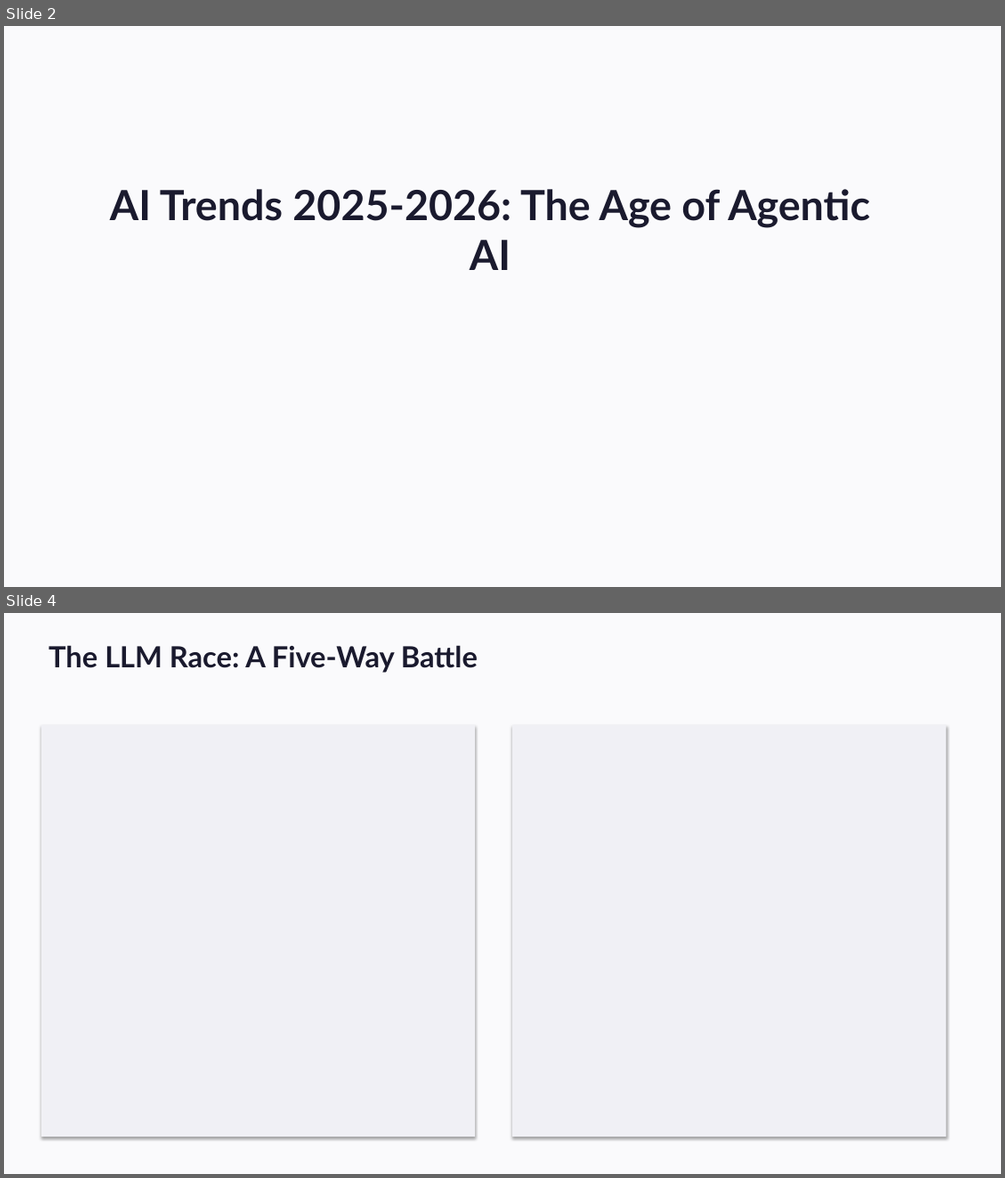
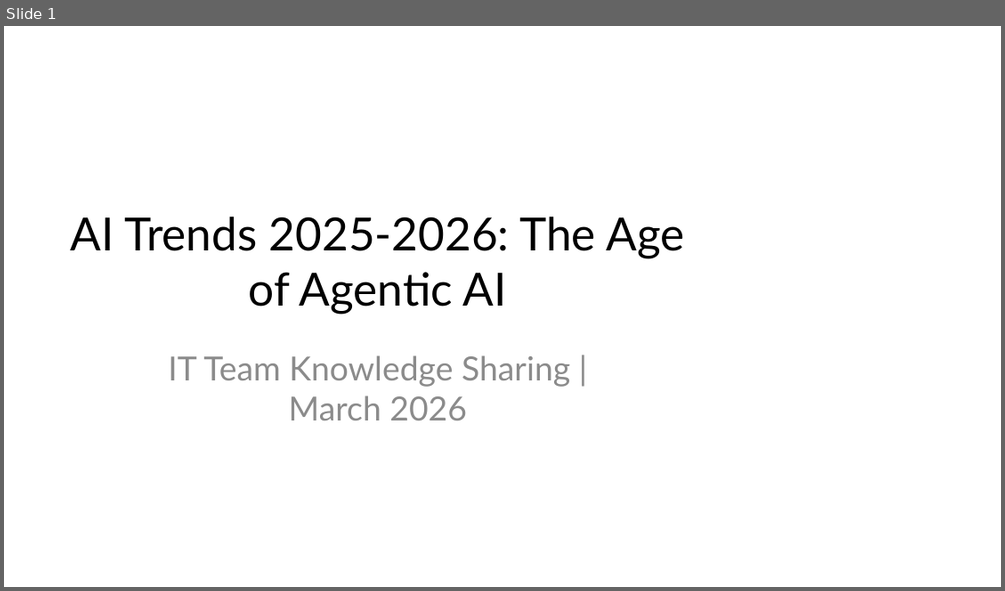
Before and after one commit to givethedog/ppt-maker, a slide deck: output/ai-trends-en/report.pptx. Shown one above the other, each under a label of ours: slides 2 and 4 before the commit, slide 1 after it; the slides between them are not shown. The pictures are 1005x1178 and 1005x591 pixels, drawn with LibreOffice and Linux fonts; fonts in the diff are those of the drawing. Boxes give left, top, right and bottom in pixels: in the first picture for what was removed or moved away, otherwise in the second. Text is boxed around its words. In the diff, an @@ line names an element or a change of style, - is before the commit and + after.

```diff
--- a/output/ai-trends-en/report.pptx
+++ b/output/ai-trends-en/report.pptx
@@ slide 4 removed at bbox=[4, 613, 1001, 1174], background #FAFAFC @@
@@ text removed at bbox=[48, 645, 477, 673] @@
-The LLM Race: A Five-Way Battle
@@ rectangle removed at bbox=[41, 725, 475, 1136] @@
@@ rectangle removed at bbox=[512, 725, 947, 1136] @@
@@ what was slide 2 is now slide 1 @@
@@ slide 1 changed as well @@
@@ background #FAFAFC to #FFFFFF @@
@@ title "AI Trends 2025-2026: The Age ...": place and size @@
-title "AI Trends 2025-2026: The Age ..." at bbox=[110, 189, 870, 270]
+title "AI Trends 2025-2026: The Age ..." at bbox=[71, 216, 684, 314]
@@ title "AI Trends 2025-2026: The Age ..." at bbox=[71, 216, 684, 314]: size 40 to 44 pt, text colour #1A1A2E to #000000, bold off; vertical alignment top to middle @@
@@ subtitle added at bbox=[168, 355, 570, 420], 32 pt, text #8C8C8C @@
+IT Team Knowledge Sharing | March 2026
```
Also in this commit, not shown: 5 other slides changed, 4 slides added, 4 other slides removed, 1 other file.
